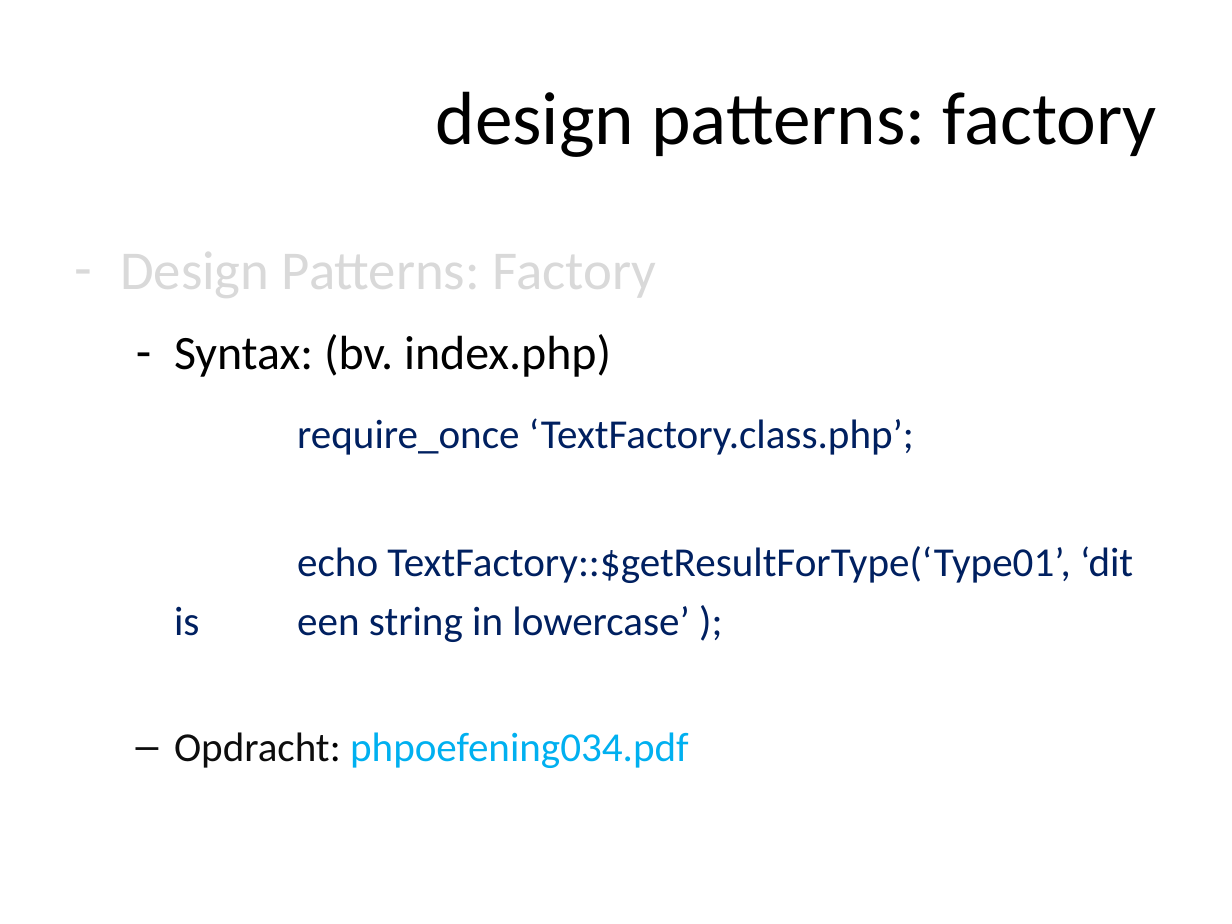
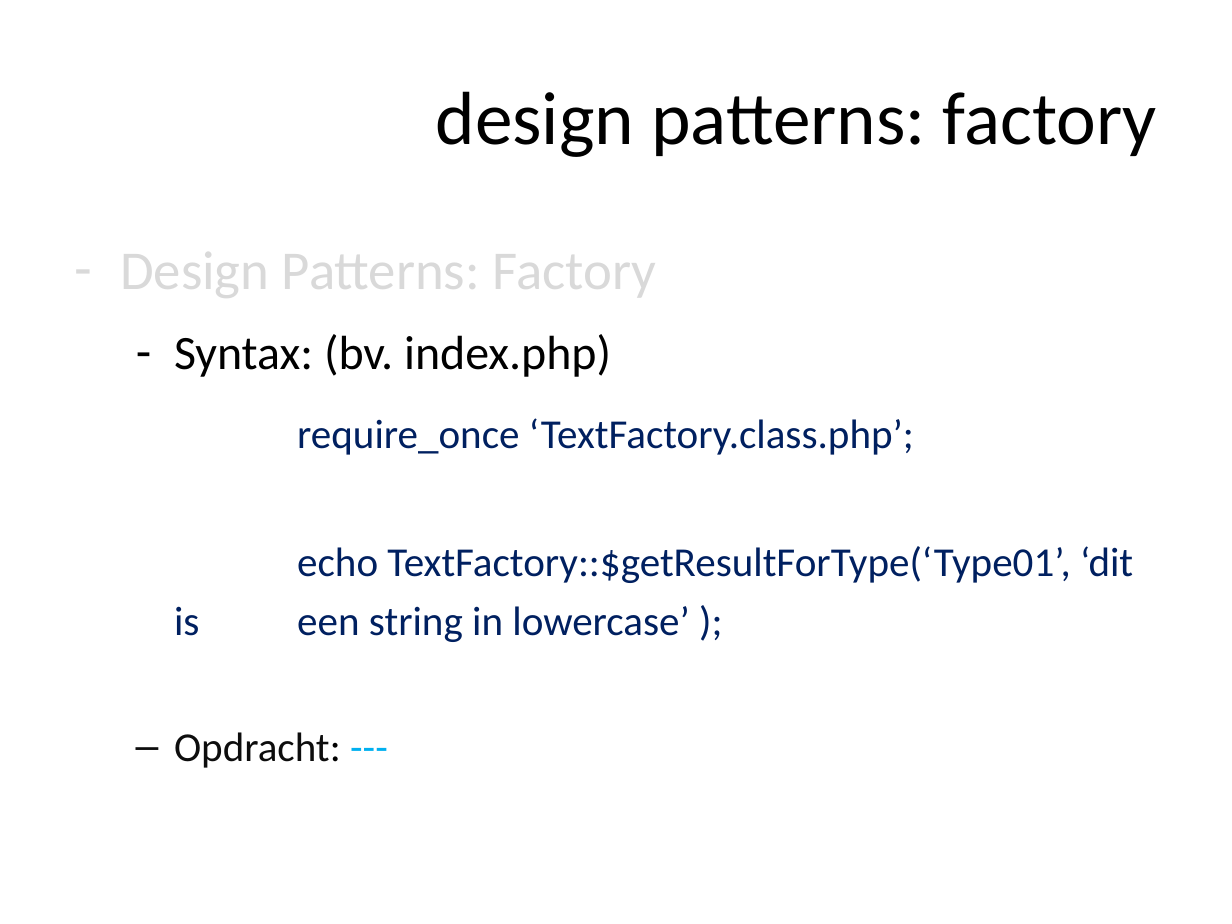
Before and after one commit to ajkea/web-backend-1, a slide deck: slide 256 of public/cursus/web-backend-cursus.pptx (slide 255 before the commit). Drawn at 1232x924 pixels with LibreOffice and Linux fonts; fonts in the diff are those of the drawing. Boxes give left, top, right and bottom in pixels: in the first picture for what was removed or moved away, otherwise in the second. Text is boxed around its words. In the diff, an @@ line names an element or a change of style, - is before the commit and + after.

```diff
--- a/public/cursus/web-backend-cursus.pptx
+++ b/public/cursus/web-backend-cursus.pptx
@@ text at (174, 732, 341, 768): text changed; text colour #00B0F0 to #0D0D0D @@
-  – Opdracht: phpoefening034.pdf
+  – Opdracht: ---
```
Also in this commit, not shown: 4 other slides changed, 1 slide added, 9 other files.
